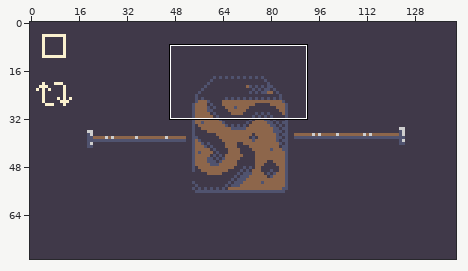
Sprite sheet, stored at godot/assets/gfx/cards/moving-block-card.png. Above, an overview of the earlier version with the close-up marked.
Close-up. As it was:
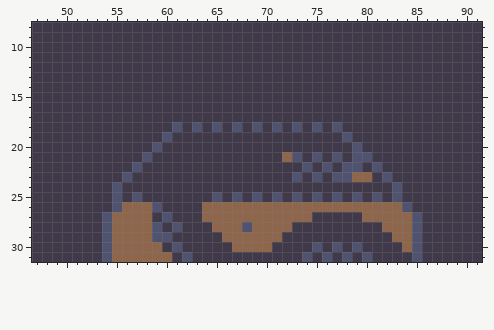
The file is 142x79 pixels. Shown: x 47..91, y 8..31.
And afterwards:
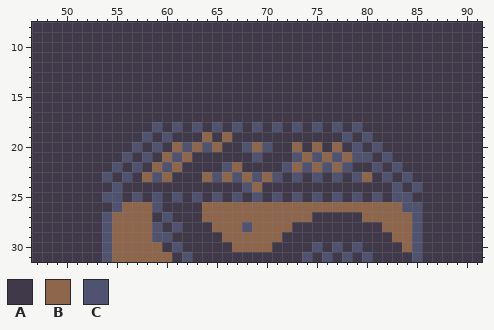
Palette (. is transparent): A #403949  B #8d664b  C #50536f
Commit message: card and game tweaking
Change:
Colour B gives way to colour A in row 21 at x 72.
Colour C gives way to colour A in row 22 at x 79; in row 23 at x 78.
Colour A gives way to colour B in row 19 at x 64 and 66; in row 20 at x 61, 63, 65, 69, 73, 75 and 77; in row 21 at x 60, 62, 74, 76 and 78; in row 22 at x 59, 61, 67, 73, 75 and 77; in row 23 at x 58, 60, 64, 66, 68 and 70; in row 24 at x 69.
Colour A gives way to colour C in row 18 at x 59 and 79; in row 19 at x 58 and 80; in row 20 at x 57, 62, 64, 68, 70 and 81; in row 21 at x 56, 61, 69 and 82; in row 22 at x 55, 60, 66, 72 and 83; in row 23 at x 54, 59, 65, 67, 69, 71 and 84.
Colour A gives way to colour C in row 24 at x 68 and 85; in row 25 at x 54, 59, 61, 63 and 84; in row 26 at x 85.
Colour B gives way to colour C in row 23 at x 79.
Boxes around the changes in both close-ups, in picture pixels (x1, y1, x2, y2):
changed: (102, 122, 422, 212)
